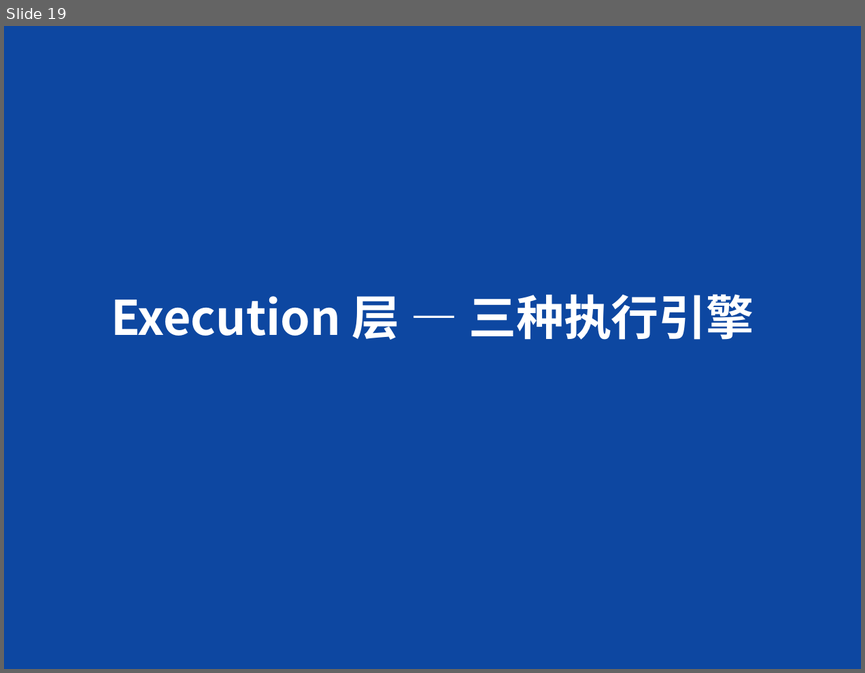
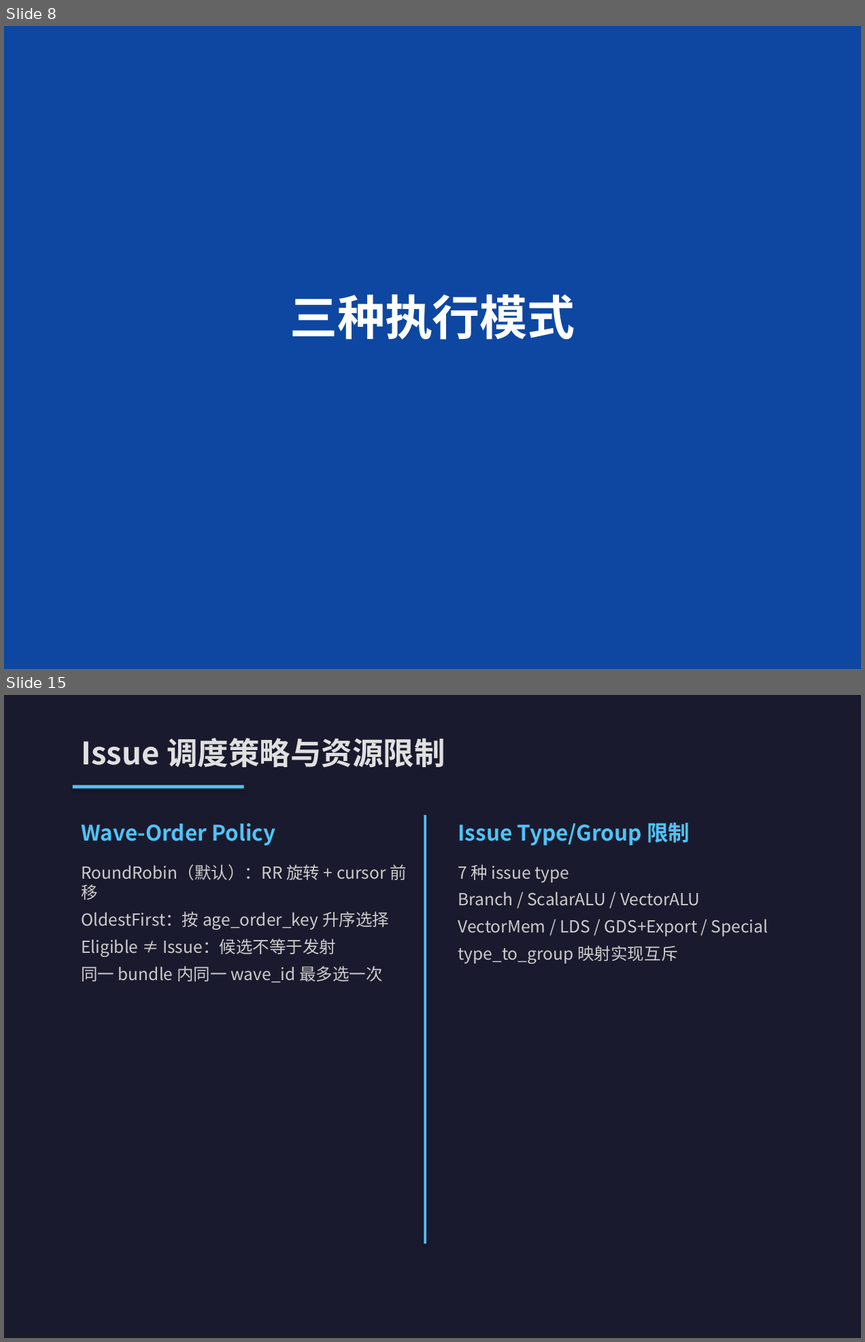
Before and after one commit to fire-emblem/gpu_model, a slide deck: docs/presentations/gpu_model_presentation.pptx. Shown one above the other, each under a label of ours: slide 19 before the commit, slides 8 and 15 after it; the slides between them are not shown. The pictures are 865x673 and 865x1342 pixels, drawn with LibreOffice and Linux fonts; fonts in the diff are those of the drawing. Boxes give left, top, right and bottom in pixels: in the first picture for what was removed or moved away, otherwise in the second. Text is boxed around its words. In the diff, an @@ line names an element or a change of style, - is before the commit and + after.

```diff
--- a/docs/presentations/gpu_model_presentation.pptx
+++ b/docs/presentations/gpu_model_presentation.pptx
@@ slide 15 added at <box>4,695,861,1338</box>, background #1A1A2E @@
@@ text added at <box>81,738,445,767</box>, 26 pt, text #E0E0E0, bold @@
+Issue 调度策略与资源限制
@@ rectangle added at <box>73,785,244,788</box>, fill #4FC3F7 @@
@@ rectangle added at <box>424,815,426,1243</box>, fill #4FC3F7 @@
@@ text added at <box>81,823,275,845</box>, 18 pt, text #4FC3F7, bold @@
+Wave-Order Policy
@@ text added at <box>458,822,689,845</box>, 18 pt, text #4FC3F7, bold @@
+Issue Type/Group 限制
@@ text added at <box>81,864,407,983</box>, 14 pt, text #CCCCCC @@
+RoundRobin（默认）：RR 旋转 + cursor 前移
+OldestFirst：按 age_order_key 升序选择
+Eligible ≠ Issue：候选不等于发射
+同一 bundle 内同一 wave_id 最多选一次
@@ text added at <box>458,864,768,964</box>, 14 pt, text #CCCCCC @@
+7 种 issue type
+Branch / ScalarALU / VectorALU
+VectorMem / LDS / GDS+Export / Special
+type_to_group 映射实现互斥
@@ what was slide 19 is now slide 8 @@
@@ slide 8 changed as well @@
@@ text at <box>290,294,575,339</box>: text changed @@
-Execution 层 — 三种执行引擎
+三种执行模式
```
Also in this commit, not shown: 9 other slides changed, 18 other slides added, 30 slides removed, 25 other files.
